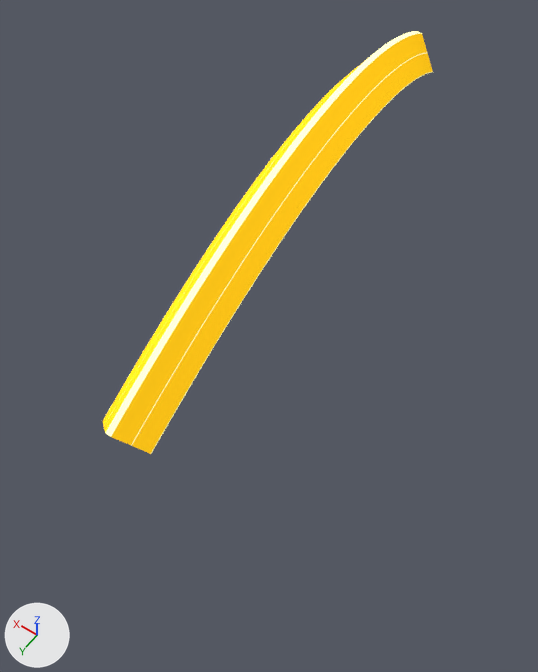
One commit to the Blender file sdk_content/blender/surf_marvin/blends/stage_03/stage_03_ramp_01.blend: the scene before it, then after it.
Before and after are seen from a 50 mm lens placed at (-391.0, 898.0, 575.0), pointed at (-82.0, 466.0, -105.0). The lights are fixed; the arrows at lower left show +X, +Y and +Z.

The older version as bpy lines, for what is in view:
```python
me_2sided_style01_64u_001 = bpy.data.meshes.new('2sided_style01_64u.001')
me_2sided_style01_64u_001.from_pydata(...)  # 16 vertices, 14 faces; spans x -37.8..37.8, y -6.4..0.0, z -20.9..22.9
me_2sided_style01_64u_001.materials.append(mat_redgrid)
ob_viewmodel = bpy.data.objects.new('viewmodel', me_2sided_style01_64u_001)
ob_viewmodel.location = (0.0, 0.0, 0.0)
ob_viewmodel.rotation_euler = (0.0, 1.571, 0.0)  # degrees (0, 90, 0)
_m = ob_viewmodel.modifiers.new('Array', 'ARRAY')
_m.fit_type = 'FIT_CURVE'
_m.curve = ob_nurbspath
_m.relative_offset_displace = (0.0, 1.0, 0.0)
_m.use_merge_vertices = True
_m.merge_threshold = 1.0
_m = ob_viewmodel.modifiers.new('Curve', 'CURVE')
_m.object = ob_nurbspath
_m.deform_axis = 'POS_Y'
```
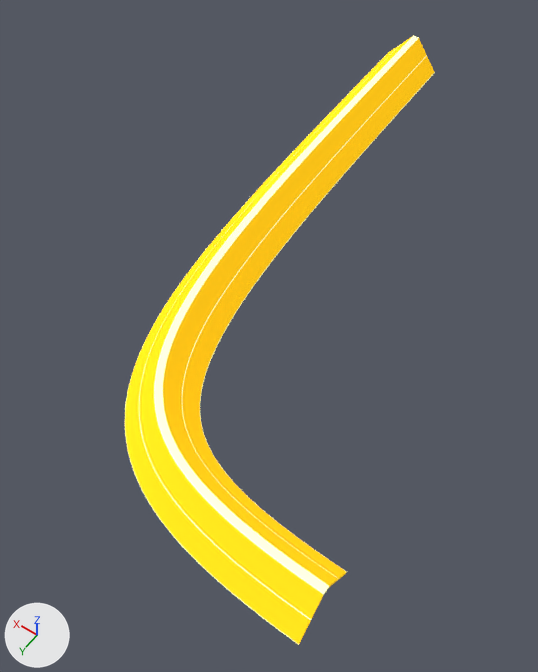
Diff of the bpy script that builds the scene:
```diff
--- a/sdk_content/blender/surf_marvin/blends/stage_03/stage_03_ramp_01.blend.py
+++ b/sdk_content/blender/surf_marvin/blends/stage_03/stage_03_ramp_01.blend.py
@@ cu_nurbspath_002 @@
 _sp = cu_nurbspath_002.splines.new('NURBS'); _sp.points.add(3)
-_sp.points.foreach_set('co', [0.0, 640.0, -160.0, 1.0, 0.0, 300.0, 50.0, 1.0, 0.0, 100.0, 50.0, 1.0, 0.0, 0.0, 0.0, 1.0])
+_sp.points.foreach_set('co', [-300.0, 700.0, -50.0, 1.0, 0.0, 700.0, -50.0, 1.0, 0.0, 600.0, -50.0, 1.0, 0.0, 0.0, 0.0, 1.0])
 _sp.order_v = 0
```

Boxes [x1, y1, x2, y2] around the edits, measured in the pictures (538 x 672 px):
'viewmodel', reshaped (6% narrower, 44% taller)
    before: [103, 31, 433, 454]
    after: [125, 36, 435, 645]
